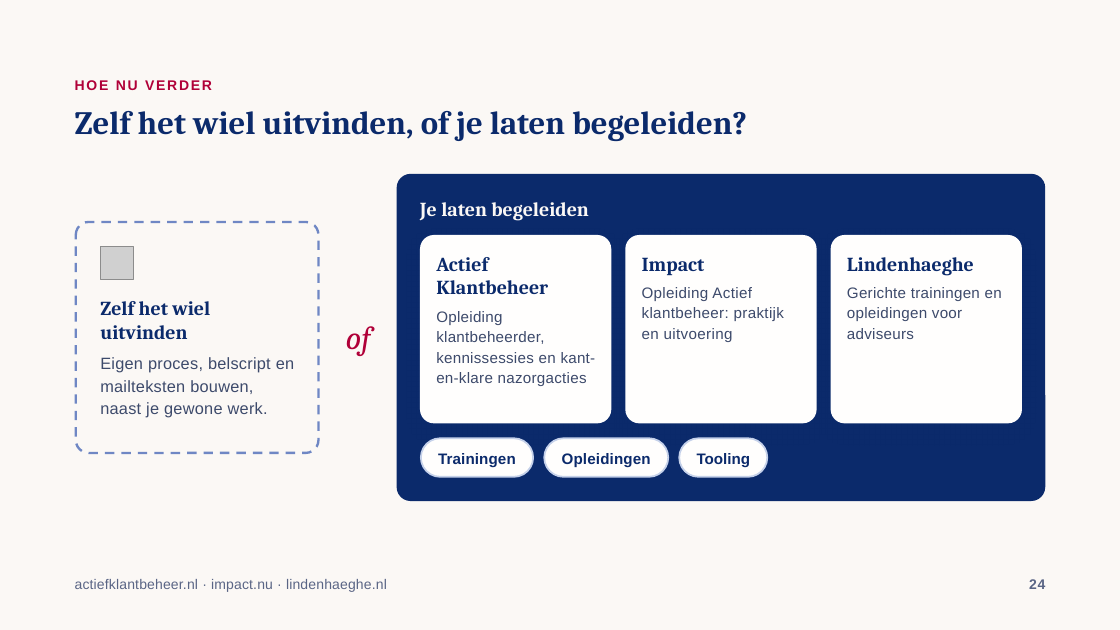
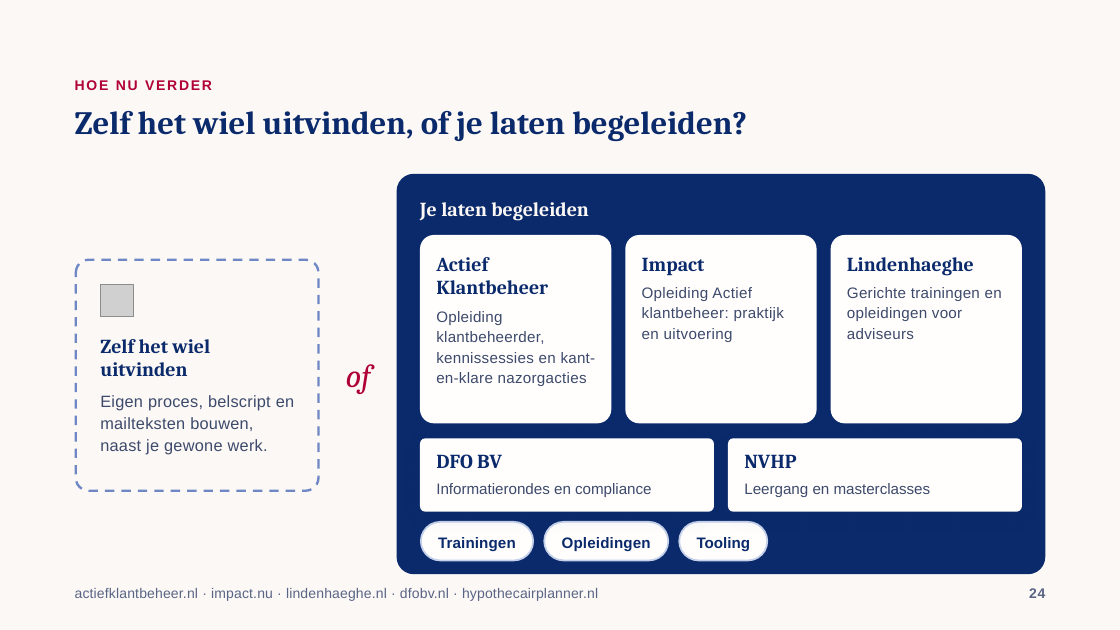
Before and after one commit to jeroen-o/ecb-beleid-banken, a slide deck: slide 24 of presentatie-dennes-roes.pptx. Drawn at 1120x630 pixels with LibreOffice and Linux fonts; fonts in the diff are those of the drawing; grey boxes stand for pictures. Boxes give left, top, right and bottom in pixels: in the first picture for what was removed or moved away, otherwise in the second. Text is boxed around its words. In the diff, an @@ line names an element or a change of style, - is before the commit and + after.

```diff
--- a/presentatie-dennes-roes.pptx
+++ b/presentatie-dennes-roes.pptx
@@ rounded rectangle: place and size @@
-rounded rectangle at box(397, 174, 1045, 502)
+rounded rectangle at box(397, 174, 1045, 575)
@@ 3 texts, 1 picture, 1 rounded rectangle: place and size @@
-3 texts, 1 picture, 1 rounded rectangle at box(76, 222, 371, 453)
+3 texts, 1 picture, 1 rounded rectangle at box(76, 260, 371, 491)
@@ rounded rectangle added at box(420, 439, 714, 512), fill #FFFEFD @@
@@ rounded rectangle added at box(728, 439, 1023, 512), fill #FFFEFD @@
@@ text added at box(436, 454, 502, 469), 17 pt, text #0B2A6B, bold @@
+DFO BV
@@ text added at box(744, 454, 796, 468), 17 pt, text #0B2A6B, bold @@
+NVHP
@@ text added at box(436, 483, 652, 497), 13 pt, text #3D4A6B @@
+Informatierondes en compliance
@@ text added at box(744, 483, 931, 497), 13 pt, text #3D4A6B @@
+Leergang en masterclasses
@@ 3 rounded rectangles: place and size @@
-3 rounded rectangles at box(421, 439, 768, 477)
+3 rounded rectangles at box(421, 522, 768, 560)
@@ text at box(75, 588, 598, 601): text changed @@
-actiefklantbeheer.nl · impact.nu · lindenhaeghe.nl
+actiefklantbeheer.nl · impact.nu · lindenhaeghe.nl · dfobv.nl · hypothecairplanner.nl
@@ text "24": place and size @@
-text "24" at box(1029, 579, 1045, 589)
+text "24" at box(1029, 588, 1045, 598)
```
Also in this commit, not shown: 3 other files.
